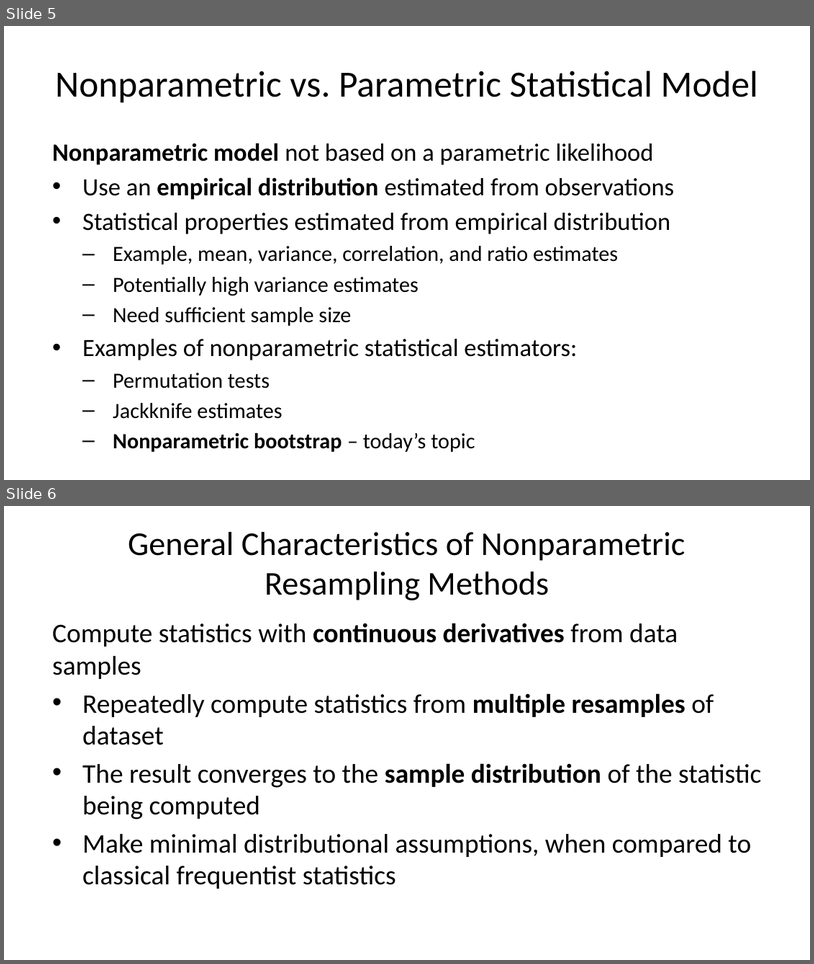
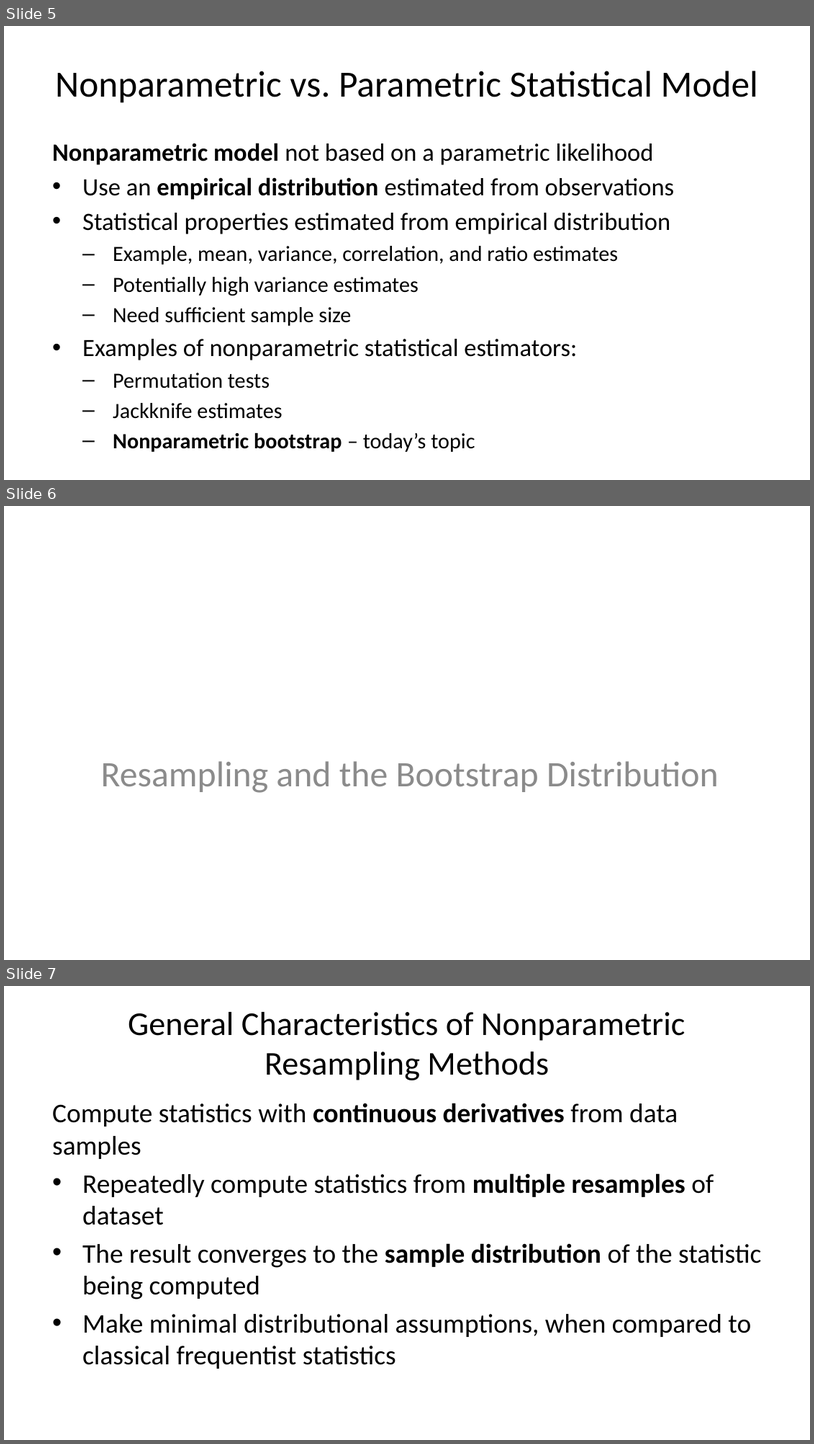
Before and after one commit to StephenElston/CSCI-E-83, a slide deck: LectureSlides/06b_IntroductionToBootstrap.pptx. Shown one above the other, each under a label of ours: slides 5 and 6 before the commit, slides 5, 6 and 7 after it. The pictures are 814x964 and 814x1444 pixels, drawn with LibreOffice and Linux fonts; fonts in the diff are those of the drawing. Boxes give left, top, right and bottom in pixels: in the first picture for what was removed or moved away, otherwise in the second. Text is boxed around its words. In the diff, an @@ line names an element or a change of style, - is before the commit and + after.

Commit message:
Improved text on slides, added figure for bootstrap CIs

```diff
--- a/LectureSlides/06b_IntroductionToBootstrap.pptx
+++ b/LectureSlides/06b_IntroductionToBootstrap.pptx
@@ slide 6 added at [4,506,810,960], background #FFFFFF @@
@@ text added at [101,761,719,793], 32 pt, text #8C8C8C @@
+Resampling and the Bootstrap Distribution
@@ what was slide 6 is now slide 7 @@
```
Also in this commit, not shown: 5 slides changed, 4 other slides added.
